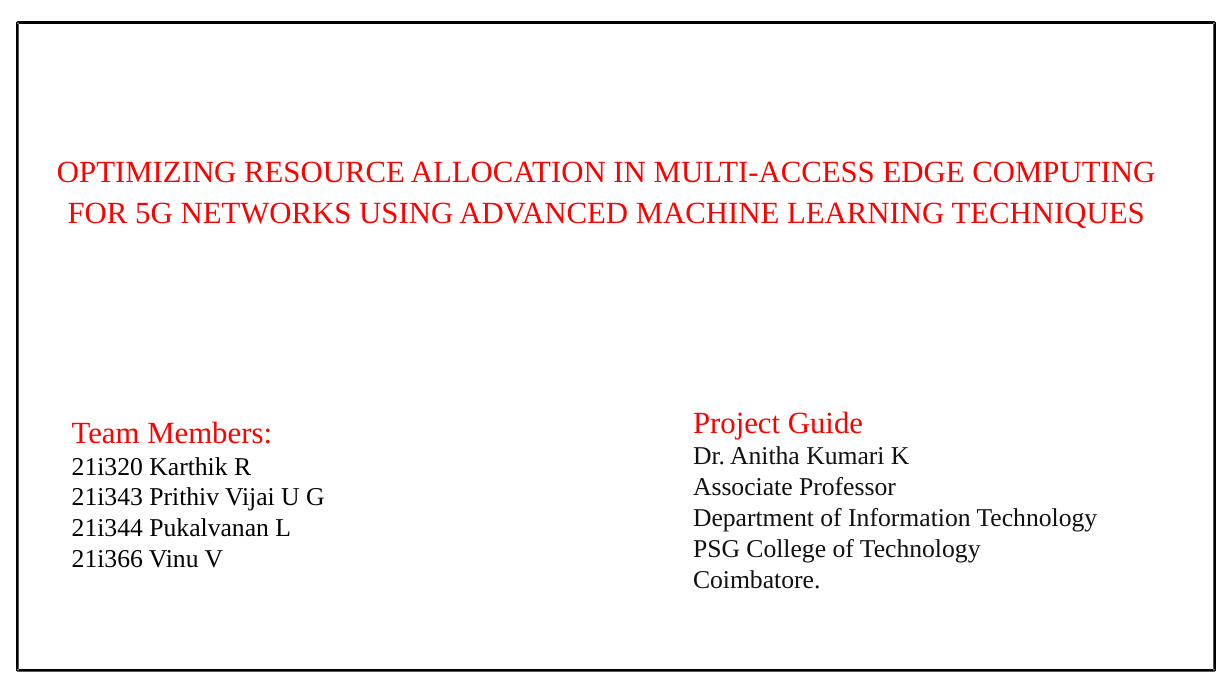
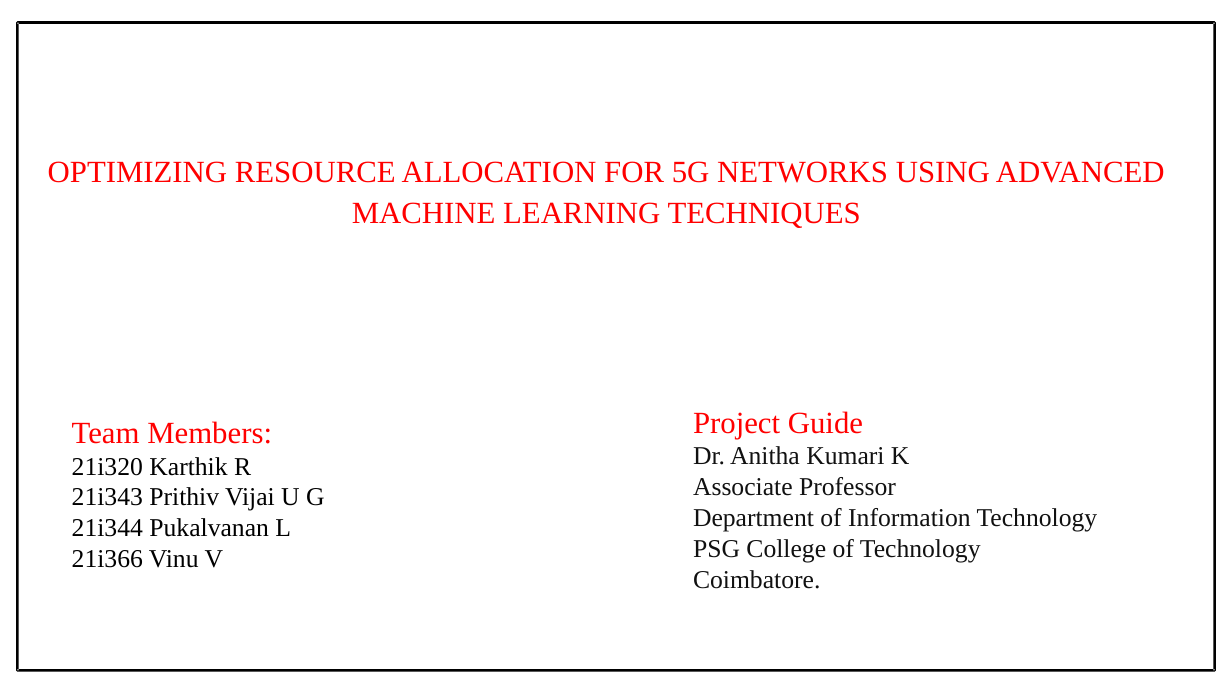
Before and after one commit to Prithiv-vijai/5g_MEC, a slide deck: slide 1 of Batch_4 IT-G2.pptx. Drawn at 1232x693 pixels with LibreOffice and Linux fonts; fonts in the diff are those of the drawing. Boxes give left, top, right and bottom in pixels: in the first picture for what was removed or moved away, otherwise in the second. Text is boxed around its words. In the diff, an @@ line names an element or a change of style, - is before the commit and + after.

```diff
--- a/Batch_4 IT-G2.pptx
+++ b/Batch_4 IT-G2.pptx
@@ text at (x1=48, y1=161, x2=1165, y2=228): text changed @@
-OPTIMIZING RESOURCE ALLOCATION IN MULTI-ACCESS EDGE COMPUTING FOR 5G NETWORKS USING ADVANCED MACHINE LEARNING TECHNIQUES
+OPTIMIZING RESOURCE ALLOCATION FOR 5G NETWORKS USING ADVANCED MACHINE LEARNING TECHNIQUES
```
Also in this commit, not shown: 6 other slides changed, 4 slides added, 27 other files.
